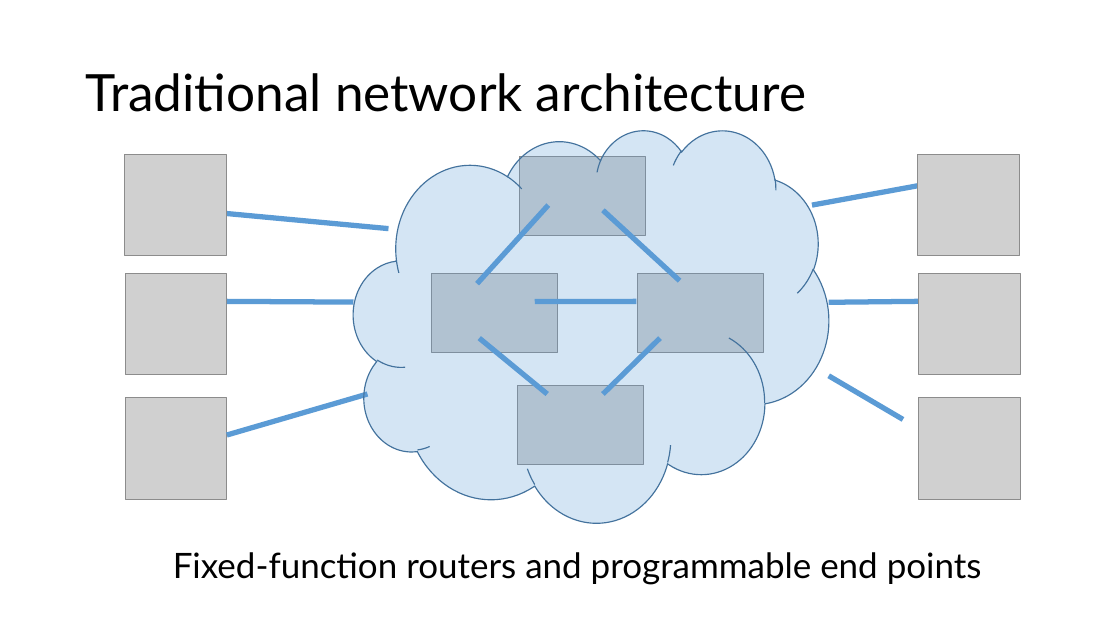
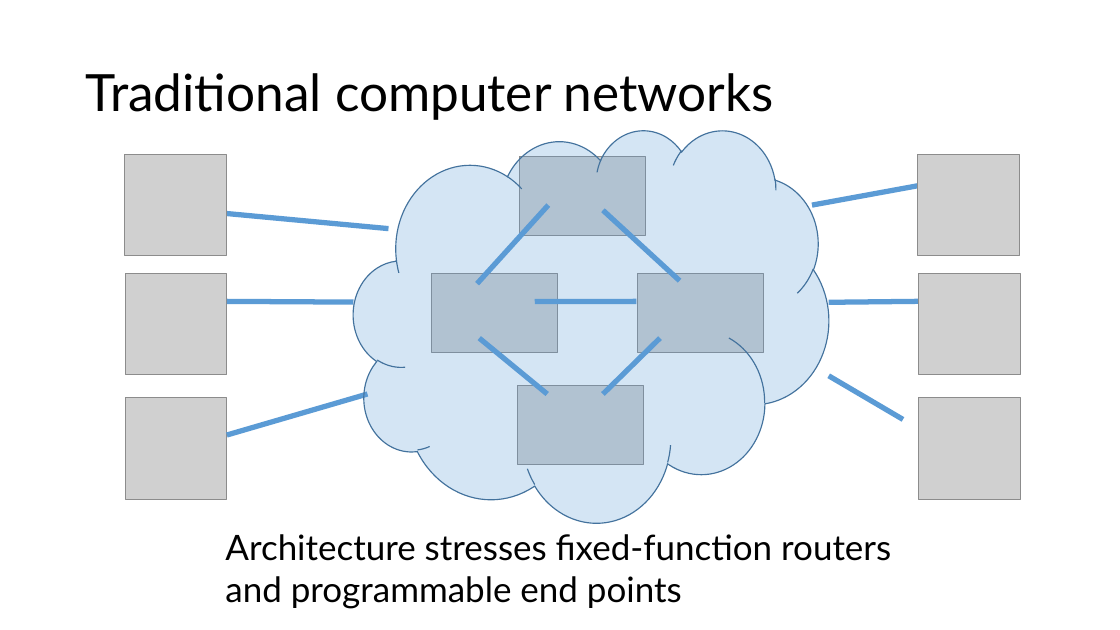
Before and after one commit to anirudhSK/pifo-domino-marple-ppts, a slide deck: slide 2 of combined_domino_pifo.pptx. Drawn at 1120x630 pixels with LibreOffice and Linux fonts; fonts in the diff are those of the drawing; grey boxes stand for pictures. Boxes give left, top, right and bottom in pixels: in the first picture for what was removed or moved away, otherwise in the second. Text is boxed around its words. In the diff, an @@ line names an element or a change of style, - is before the commit and + after.

```diff
--- a/combined_domino_pifo.pptx
+++ b/combined_domino_pifo.pptx
@@ title at bbox=[85, 73, 774, 120]: text changed @@
-Traditional network architecture
+Traditional computer networks
@@ text at bbox=[225, 534, 891, 609]: text changed @@
-Fixed-function routers and programmable end points
+Architecture stresses fixed-function routers
+and programmable end points
```
Also in this commit, not shown: 1 other slide changed.
